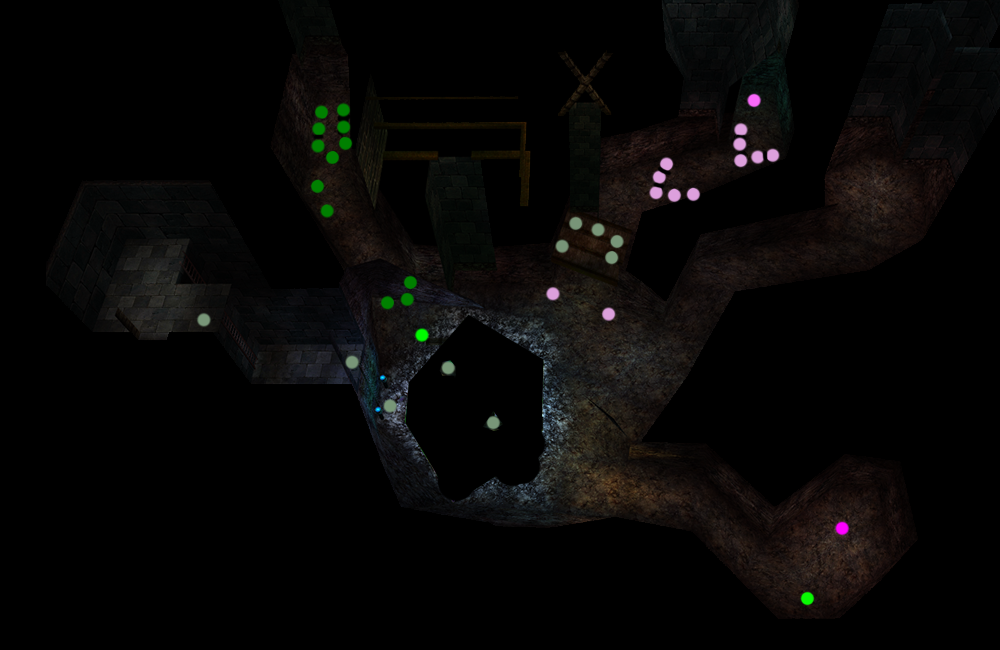
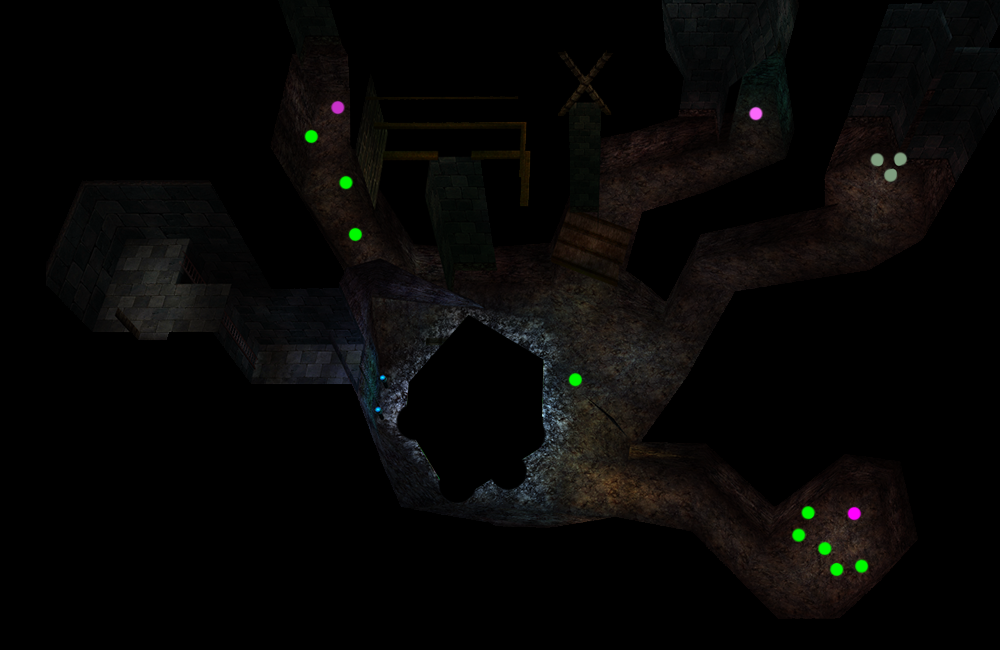
Comparing the layer stacks of the two w=1000, h=650 images. Changes:
showed group "MQ_Layout" (1 layers) over (x1=196, y1=93, x2=908, y2=606)
hid group "Normal_Layout" (1 layers) over (x1=196, y1=93, x2=908, y2=606)
painted on "AP_Main_N" over (x1=356, y1=236, x2=625, y2=504)